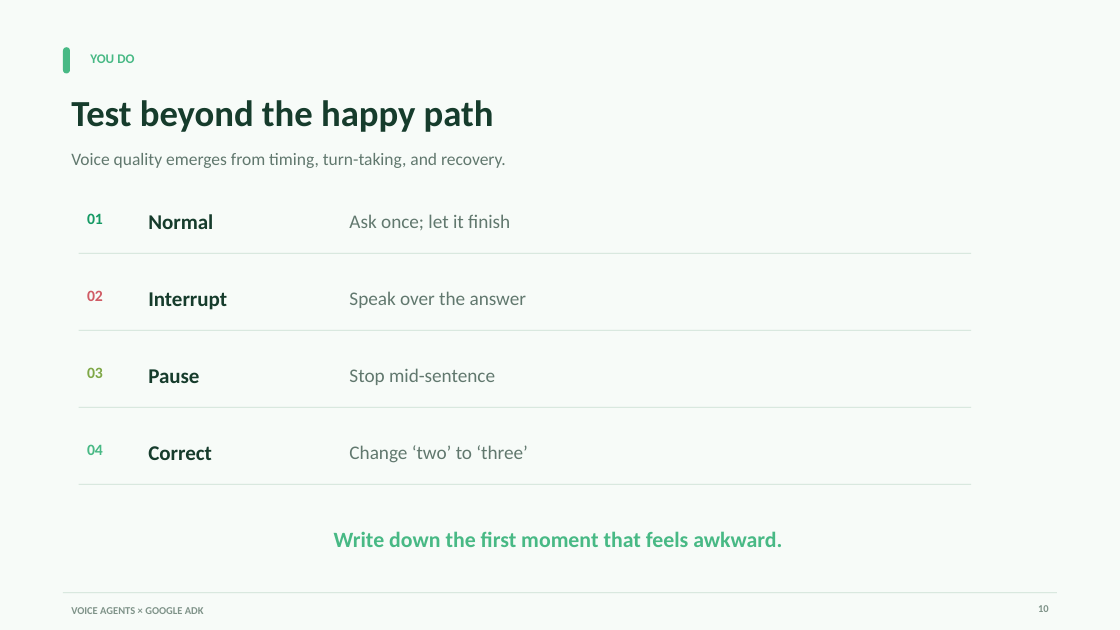
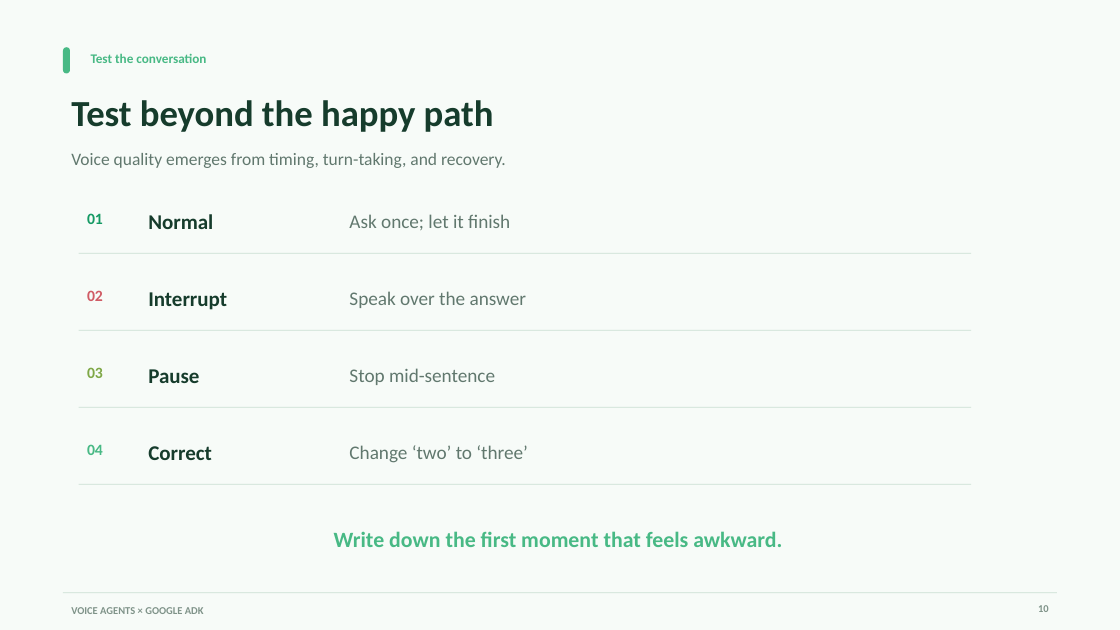
Before and after one commit to aswincsekar/adk-voice-workshop, a slide deck: slide 10 of slides/google-adk-voice-agents-workshop.pptx. Drawn at 1120x630 pixels with LibreOffice and Linux fonts; fonts in the diff are those of the drawing. Boxes give left, top, right and bottom in pixels: in the first picture for what was removed or moved away, otherwise in the second. Text is boxed around its words. In the diff, an @@ line names an element or a change of style, - is before the commit and + after.

```diff
--- a/slides/google-adk-voice-agents-workshop.pptx
+++ b/slides/google-adk-voice-agents-workshop.pptx
@@ text at [91,53,206,63]: text changed @@
-YOU DO
+Test the conversation
```
Also in this commit, not shown: 17 other slides changed.
